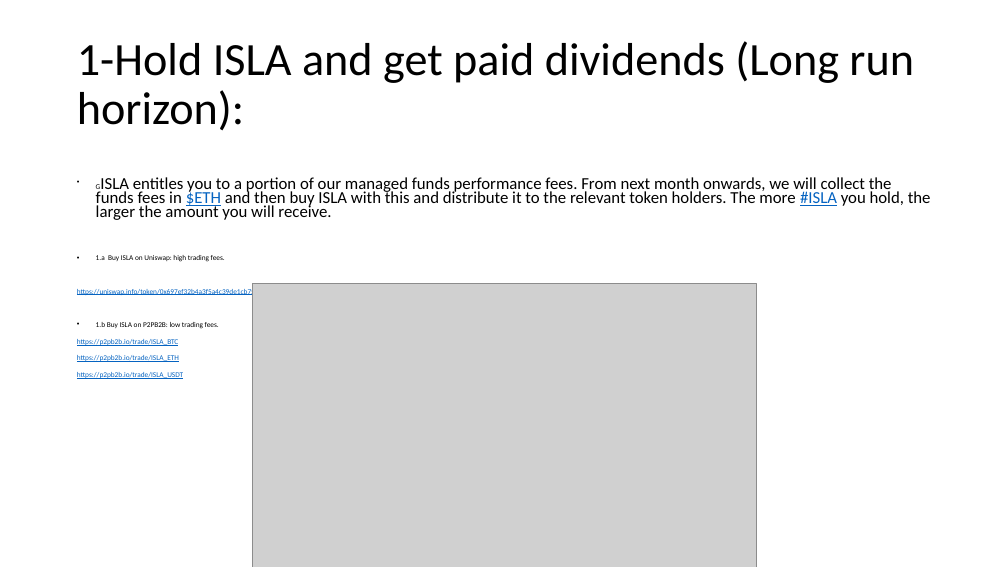
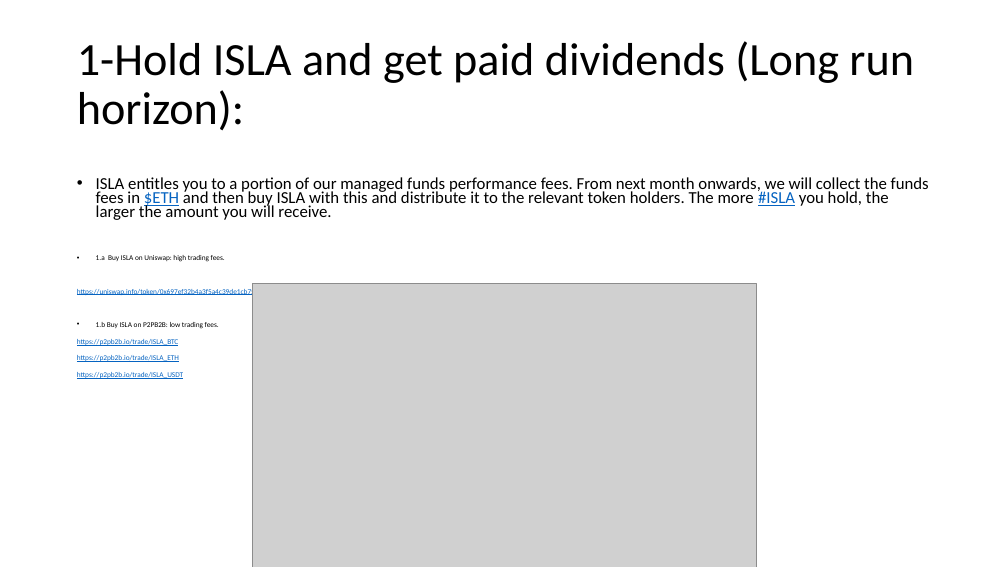
Before and after one commit to Insula-Crypto/Documentation-Library, a slide deck: slide 2 of 3 - Decision/Edit/Investment Guide for ISLA holders.pptx (slide 3 before the commit). Drawn at 1008x567 pixels with LibreOffice and Linux fonts; fonts in the diff are those of the drawing; grey boxes stand for pictures. Boxes give left, top, right and bottom in pixels: in the first picture for what was removed or moved away, otherwise in the second. Text is boxed around its words. In the diff, an @@ line names an element or a change of style, - is before the commit and + after.

```diff
--- a/3 - Decision/Edit/Investment Guide for ISLA holders.pptx
+++ b/3 - Decision/Edit/Investment Guide for ISLA holders.pptx
@@ text at [96,177,929,220]: text changed @@
-• GISLA entitles you to a portion of our managed funds performance fees. From next month onwards, we will collect the funds fees in $ETH and then buy ISLA with this and distribute it to the relevant token holders. The more #ISLA you hold, the larger the amount you will receive.
+• ISLA entitles you to a portion of our managed funds performance fees. From next month onwards, we will collect the funds fees in $ETH and then buy ISLA with this and distribute it to the relevant token holders. The more #ISLA you hold, the larger the amount you will receive.
```
Also in this commit, not shown: 1 slide removed, 5 other files.
